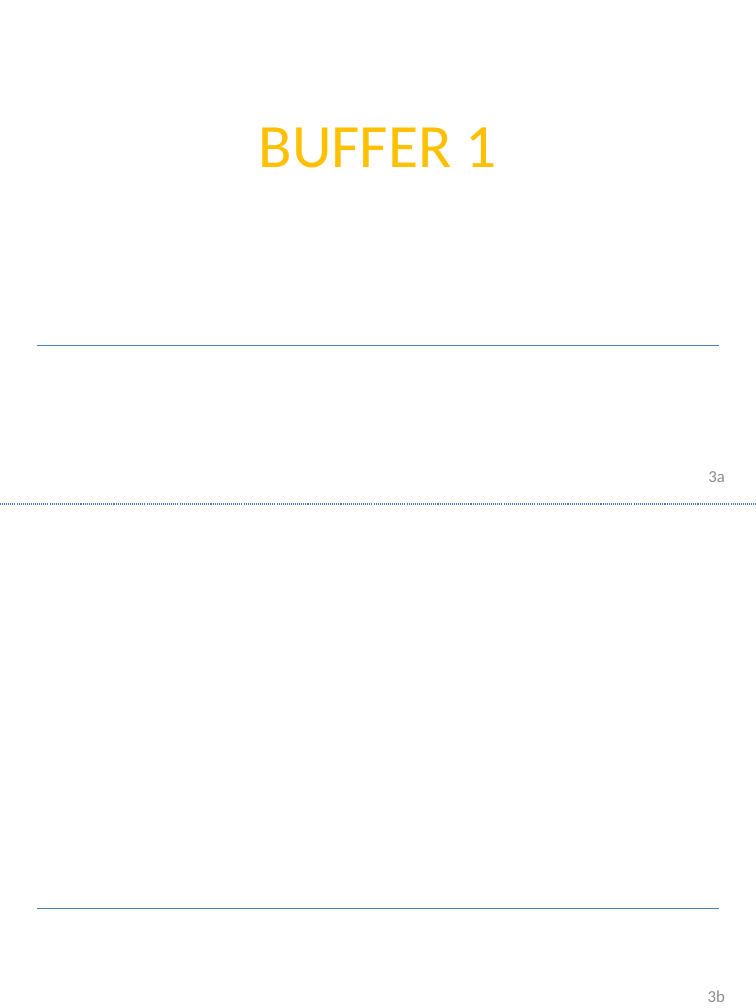
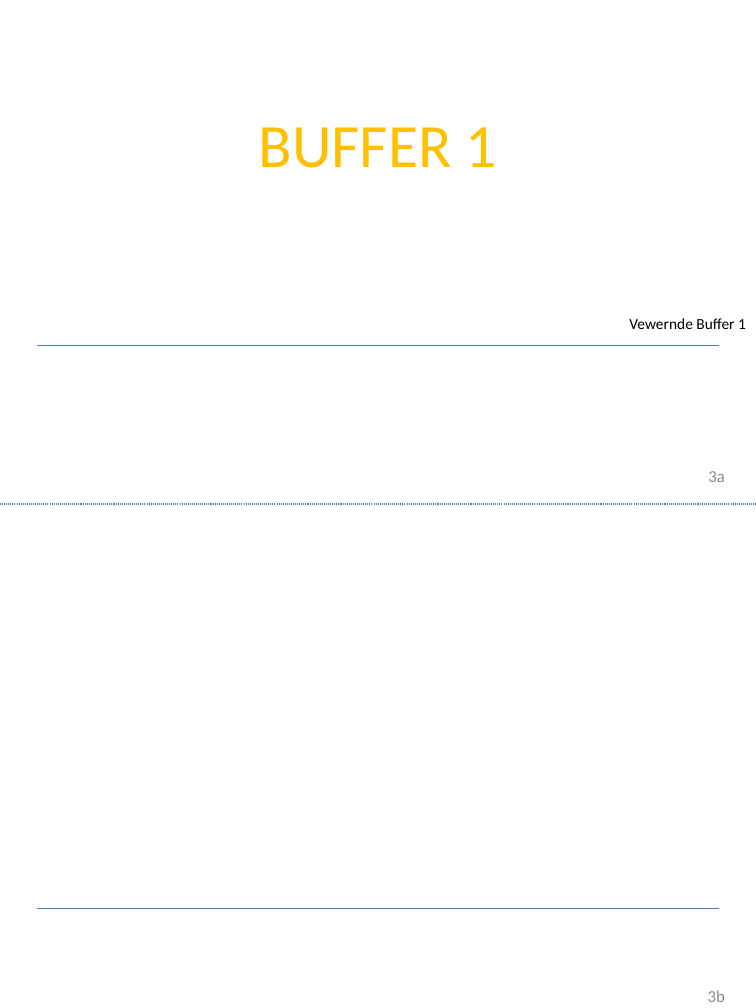
Before and after one commit to Devoxx4KidsDE/SonicPI, a slide deck: slide 3 of documentation/Sonic PI Workshop.pptx. Drawn at 756x1008 pixels with LibreOffice and Linux fonts; fonts in the diff are those of the drawing; background and template pictures are left out. Boxes give left, top, right and bottom in pixels: in the first picture for what was removed or moved away, otherwise in the second. Text is boxed around its words. In the diff, an @@ line names an element or a change of style, - is before the commit and + after.

```diff
--- a/documentation/Sonic PI Workshop.pptx
+++ b/documentation/Sonic PI Workshop.pptx
@@ text added at (x1=629, y1=318, x2=746, y2=329), 11 pt, text #000000 @@
+Vewernde Buffer 1
```
Also in this commit, not shown: 11 other slides changed, 2 slides added, 1 slide removed, 4 other files.
